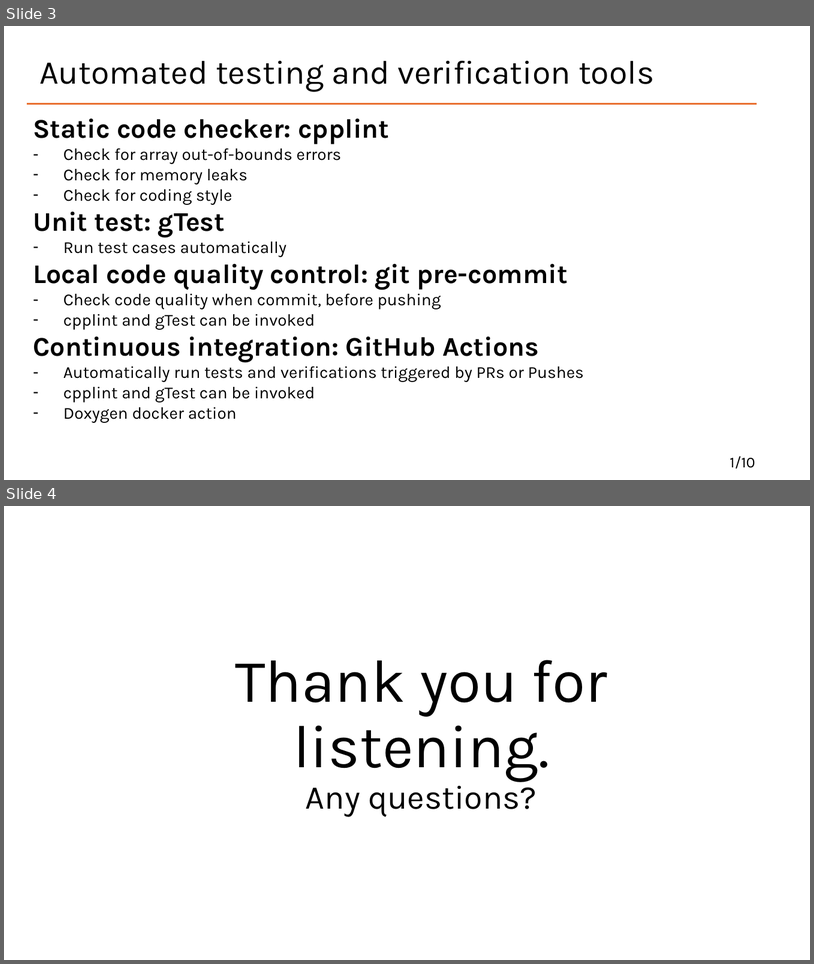
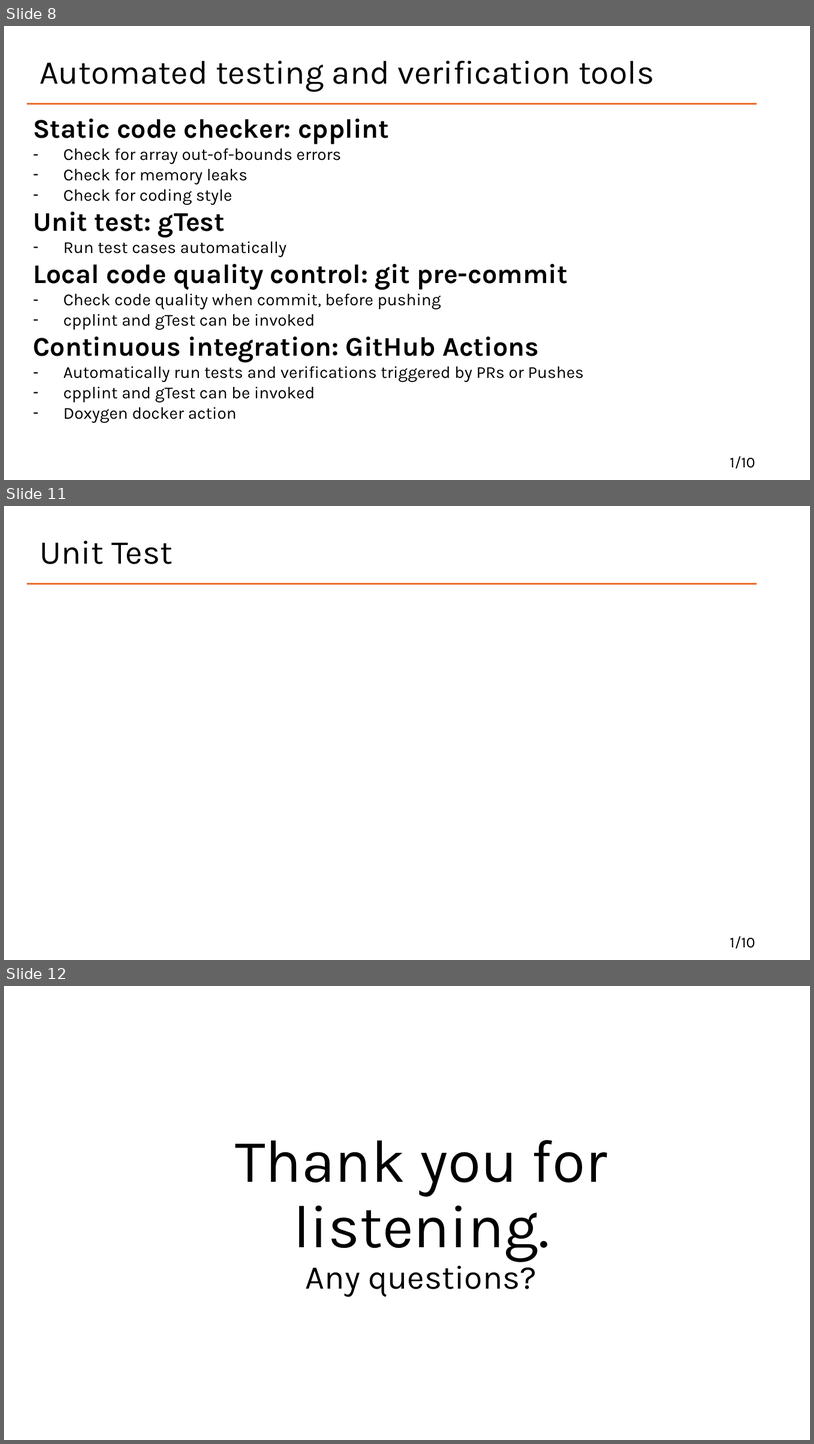
Before and after one commit to Lychee-acaca/CAS741, a slide deck: docs/Presentation/VnV.pptx. Shown one above the other, each under a label of ours: slides 3 and 4 before the commit, slides 8, 11 and 12 after it; the slides between them are not shown. The pictures are 814x964 and 814x1444 pixels, drawn with LibreOffice and Linux fonts; fonts in the diff are those of the drawing. Boxes give left, top, right and bottom in pixels: in the first picture for what was removed or moved away, otherwise in the second. Text is boxed around its words. In the diff, an @@ line names an element or a change of style, - is before the commit and + after.

```diff
--- a/docs/Presentation/VnV.pptx
+++ b/docs/Presentation/VnV.pptx
@@ slide 11 added at (4, 506, 810, 960), background #FFFFFF @@
@@ title added at (39, 541, 173, 564), 39.6 pt, text #000000 @@
+Unit Test
@@ line added from (27, 583) to (757, 583), #E97132 2 pt @@
@@ text added at (730, 936, 755, 948), 18 pt, text #000000 @@
+1/10
@@ what was slide 3 is now slide 8 @@
@@ what was slide 4 is now slide 12 @@
```
Also in this commit, not shown: 1 slide changed, 7 other slides added.
